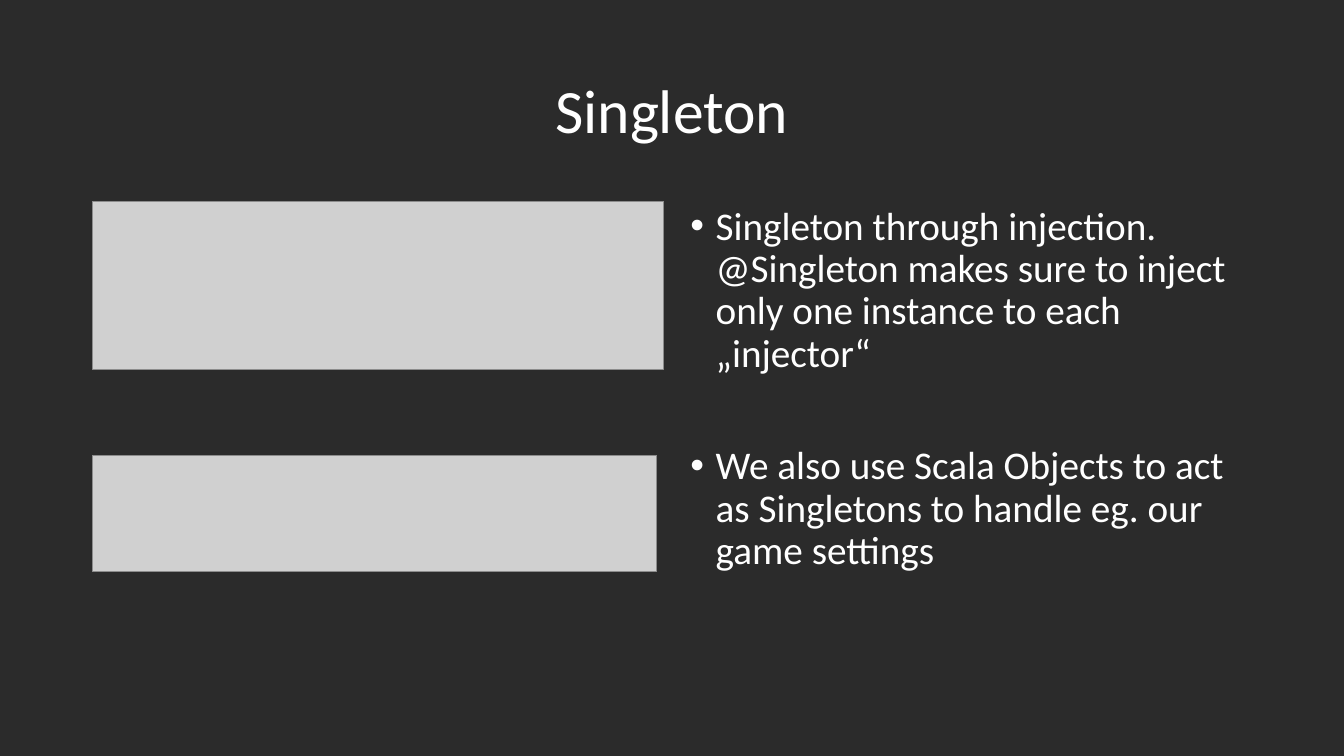
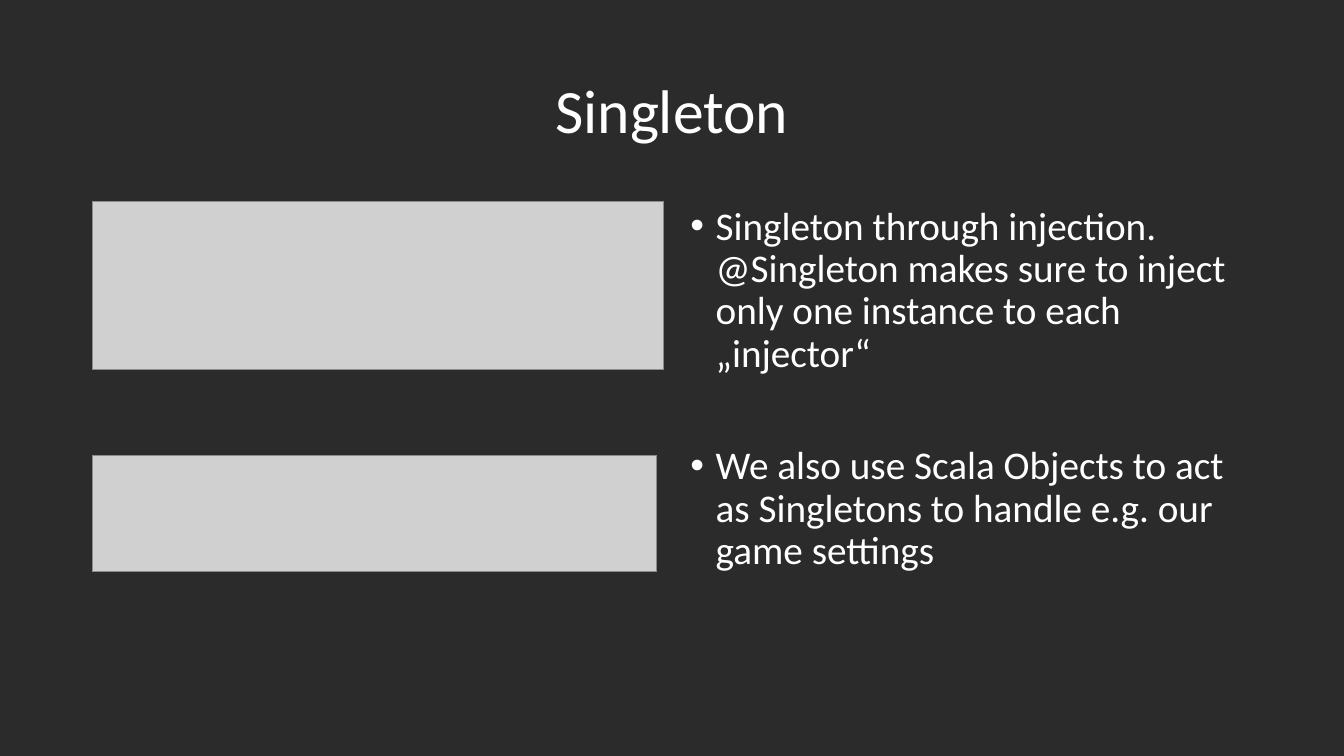
Before and after one commit to segidev/htwg.se.awol, a slide deck: slide 14 of Projektpräsentation SE.pptx (slide 13 before the commit). Drawn at 1344x756 pixels with LibreOffice and Linux fonts; fonts in the diff are those of the drawing; grey boxes stand for pictures; background and template pictures are left out; a plain dark background stands for a picture behind light text. Boxes give left, top, right and bottom in pixels: in the first picture for what was removed or moved away, otherwise in the second. Text is boxed around its words. In the diff, an @@ line names an element or a change of style, - is before the commit and + after.

```diff
--- a/Projektpräsentation SE.pptx
+++ b/Projektpräsentation SE.pptx
@@ text at box(716, 451, 1223, 571): text changed @@
-• We also use Scala Objects to act as Singletons to handle eg. our game settings
+• We also use Scala Objects to act as Singletons to handle e.g. our game settings
```
Also in this commit, not shown: 5 other slides changed, 1 slide added, 1 other file.
